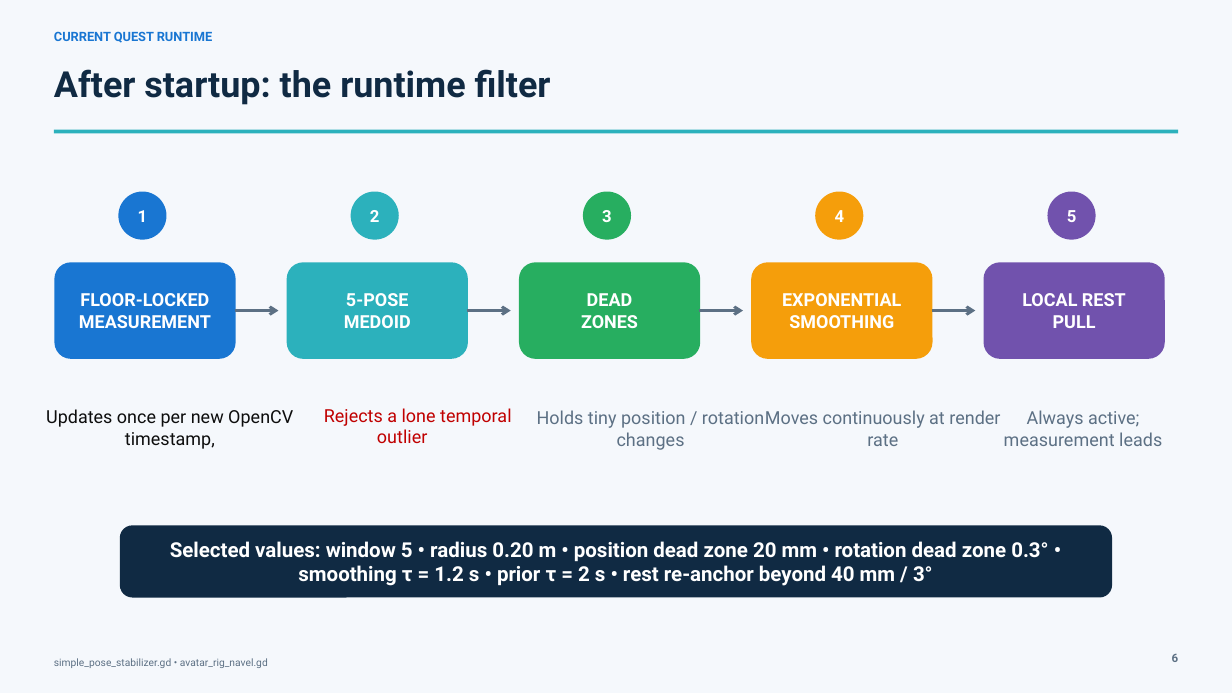
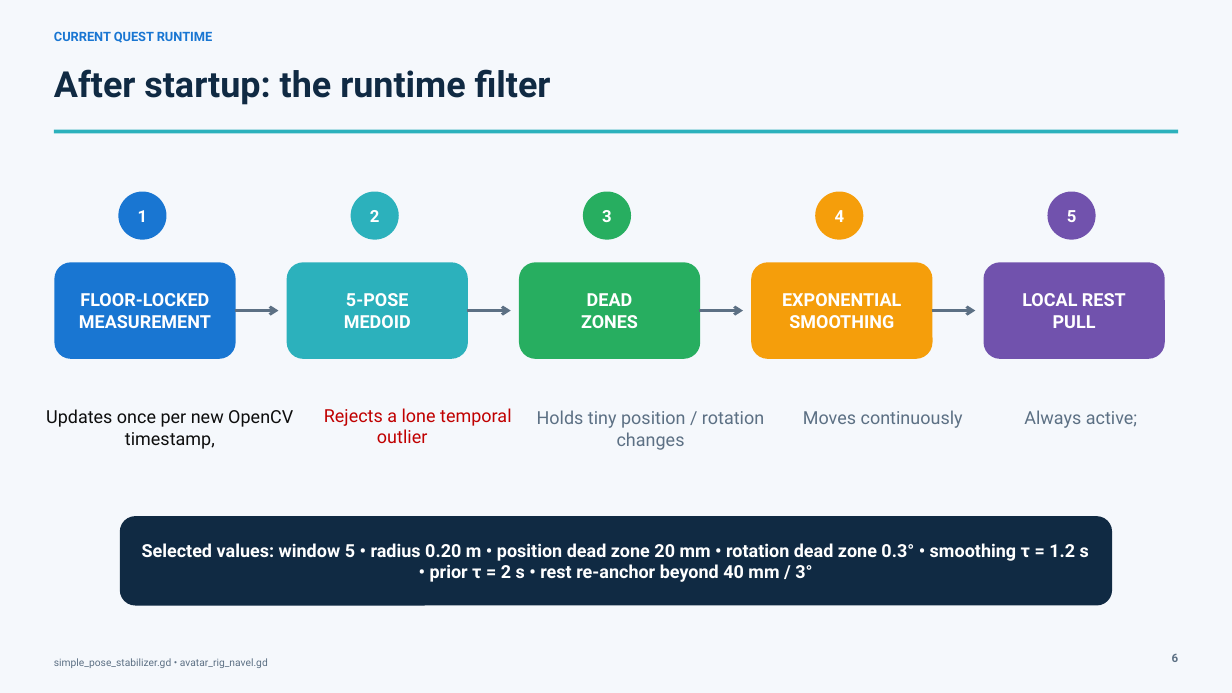
Before and after one commit to ardrabauldwin/quest-aruco-avatar, a slide deck: slide 5 of docs/Quest_Avatar_Placement_Algorithm_NaReT_Current_2026-09-05.pptx. Drawn at 1232x693 pixels with LibreOffice and Linux fonts; fonts in the diff are those of the drawing. Boxes give left, top, right and bottom in pixels: in the first picture for what was removed or moved away, otherwise in the second. Text is boxed around its words. In the diff, an @@ line names an element or a change of style, - is before the commit and + after.

```diff
--- a/docs/Quest_Avatar_Placement_Algorithm_NaReT_Current_2026-09-05.pptx
+++ b/docs/Quest_Avatar_Placement_Algorithm_NaReT_Current_2026-09-05.pptx
@@ text at (803, 410, 963, 428): text changed @@
-Moves continuously at render rate
+Moves continuously
@@ text at (1024, 410, 1137, 428): text changed @@
-Always active; measurement leads
+Always active;
@@ rounded rectangle "Selected values: window 5 • ...": place and size @@
-rounded rectangle "Selected values: window 5 • ..." at (121, 526, 1112, 596)
+rounded rectangle "Selected values: window 5 • ..." at (121, 517, 1112, 604)
@@ rounded rectangle "Selected values: window 5 • ..." at (121, 517, 1112, 604): size 16 to 14 pt @@
```
Also in this commit, not shown: 2 other slides changed, 2 slides added.
